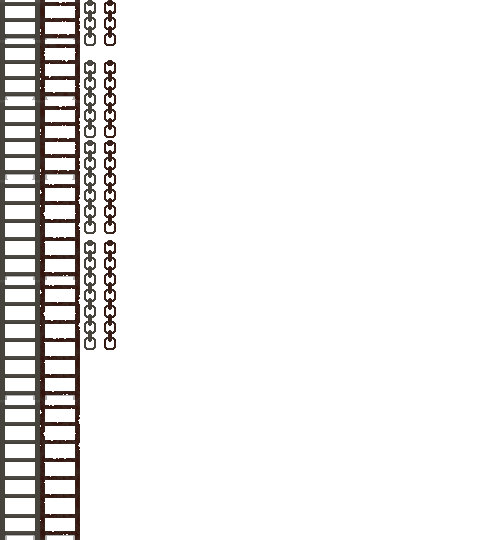
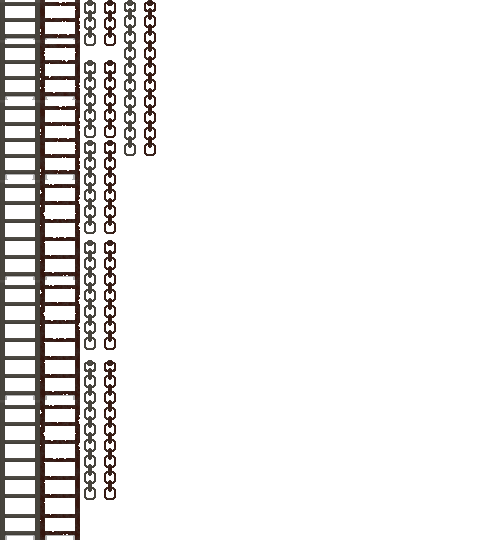
Layer changes from the first 500 × 540 image to the second:
painted on "Background" over [84, 0, 156, 500]
